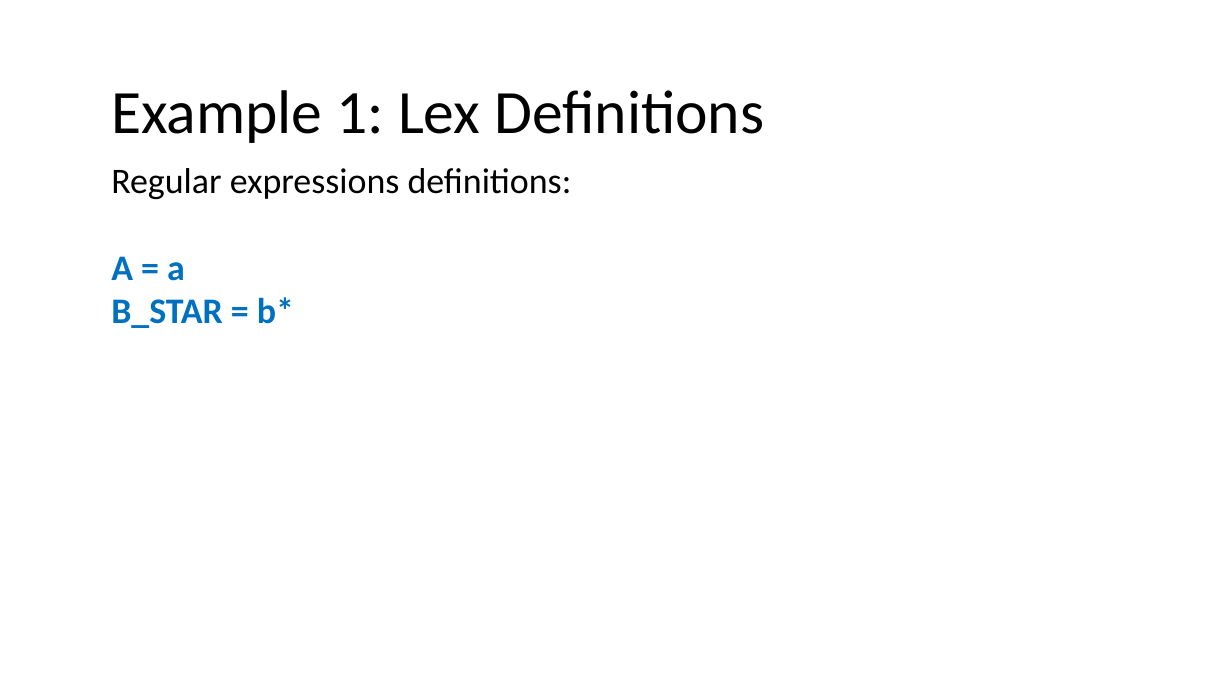
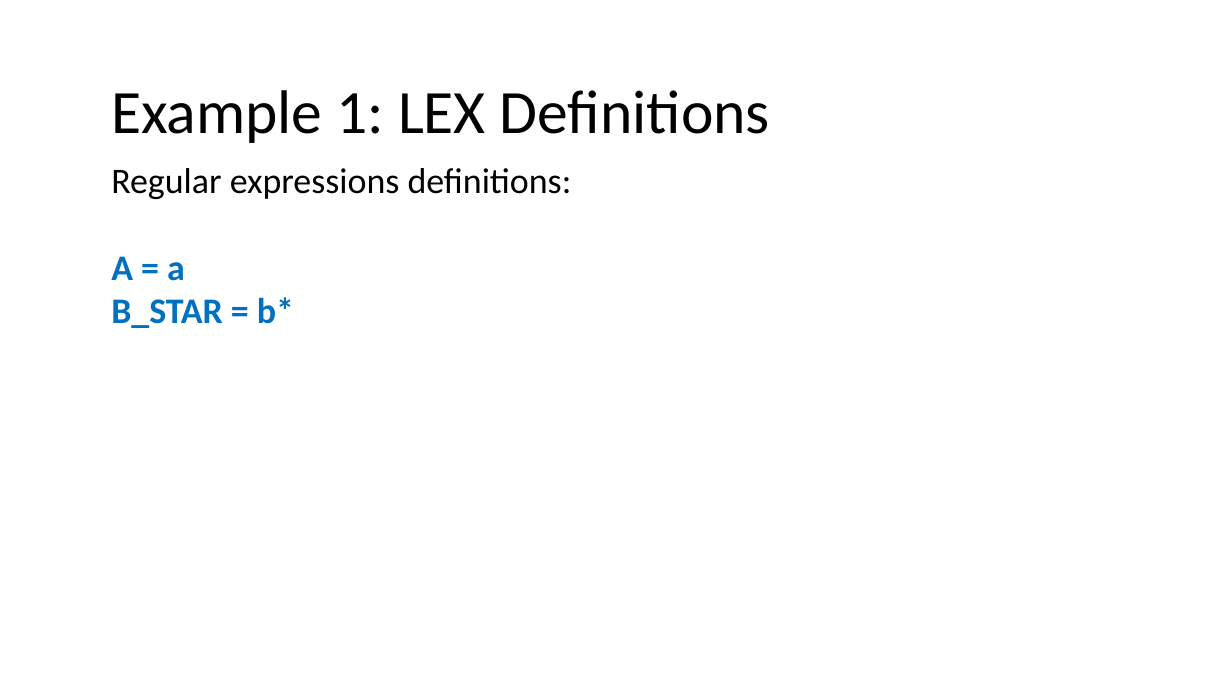
Before and after one commit to nivshani/compilation, a slide deck: slide 92 of slides/lexical_analysis.pptx (slide 89 before the commit). Drawn at 1232x693 pixels with LibreOffice and Linux fonts; fonts in the diff are those of the drawing. Boxes give left, top, right and bottom in pixels: in the first picture for what was removed or moved away, otherwise in the second. Text is boxed around its words. In the diff, an @@ line names an element or a change of style, - is before the commit and + after.

```diff
--- a/slides/lexical_analysis.pptx
+++ b/slides/lexical_analysis.pptx
@@ text at box(111, 90, 770, 143): text changed @@
-Example 1: Lex Definitions
+Example 1: LEX Definitions
```
Also in this commit, not shown: 10 other slides changed, 4 slides added, 1 other file.
